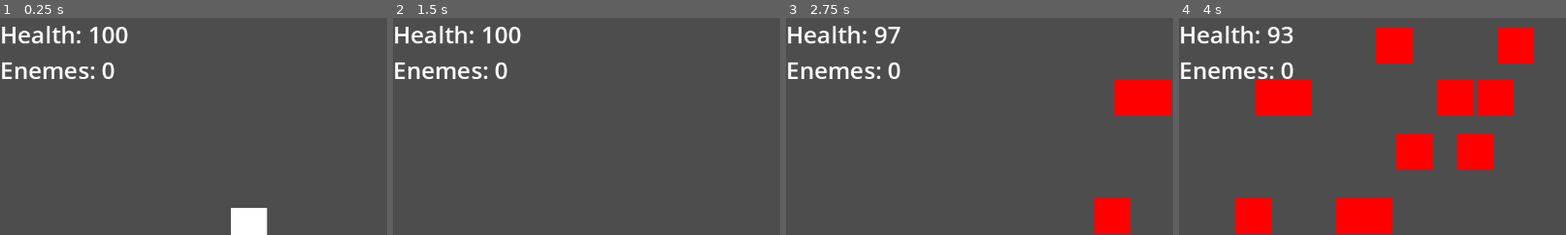
Above: before the commit, frames 1-4 (left to right).
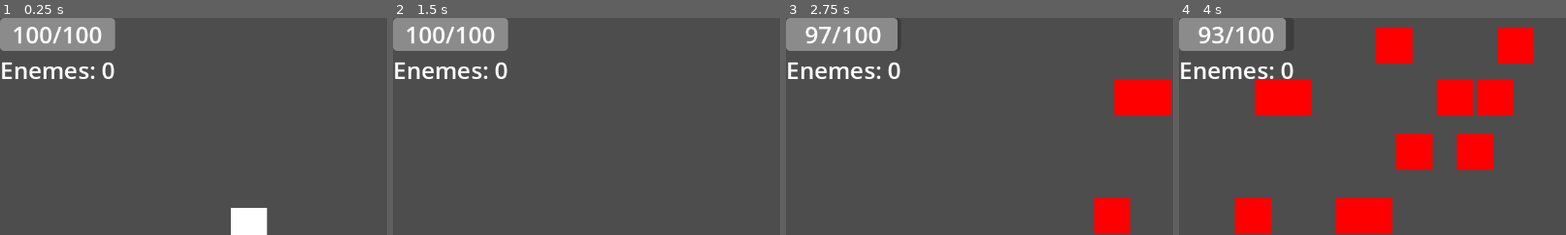
Above: after the commit, the same moments.

Repository: Titon-TGC/GP2024Exam
Game: Godot game, scene res://main.tscn
The game is run twice, just before and just after one commit, with the same random seed, the same clock (stepped at 60 frames per second) and the same inputs.
Inputs:
- Up to frame 1 (0.25 s): no input
- Up to frame 2 (1.5 s): hold D (right) 0.53-1.28 s; hold S (down) from 1.28 s (still down)
- Up to frame 3 (2.75 s): release S (down) at 2.03 s; hold D (right) from 2.03 s (still down)
- Up to frame 4 (4 s): release D (right) at 2.78 s; hold W (up) 2.78-3.53 s; hold A (left) from 3.53 s (still down)
The pictures show only the part of the screen within x 0-50%, y 0-50%; the shares and areas given below are measured in that part.

The runs differ from the first frame. In frame 1, 4.4% of the frame differs, in the area x 0-34%, y 0-16%; in frame 2, 4.4%; in frame 3, 4.1%; in frame 4, 4.0%.

Commit message:
health bar

Diff:
--- a/gp2024exam/main.tscn
+++ b/gp2024exam/main.tscn
@@ -63,7 +63,20 @@
 [node name="HealthText" type="Label" parent="CanvasLayer/VBoxContainer"]
 layout_mode = 2
 theme_override_font_sizes/font_size = 35
-text = "Health: 100"
+text = "100/100"
+horizontal_alignment = 1
+vertical_alignment = 1
+
+[node name="ProgressBar" type="ProgressBar" parent="CanvasLayer/VBoxContainer/HealthText"]
+z_index = -1
+layout_mode = 1
+anchors_preset = 15
+anchor_right = 1.0
+anchor_bottom = 1.0
+grow_horizontal = 2
+grow_vertical = 2
+value = 100.0
+show_percentage = false
 
 [node name="EnemiesText" type="Label" parent="CanvasLayer/VBoxContainer"]
 layout_mode = 2
--- a/gp2024exam/player.gd
+++ b/gp2024exam/player.gd
@@ -15,4 +15,5 @@
 
 func _take_damage():
 	health -= 1
-	$"../CanvasLayer/VBoxContainer/HealthText".text = "Health: " + str(health)
+	$"../CanvasLayer/VBoxContainer/HealthText".text = str(health) + "/100"
+	$"../CanvasLayer/VBoxContainer/HealthText/ProgressBar".value = health
